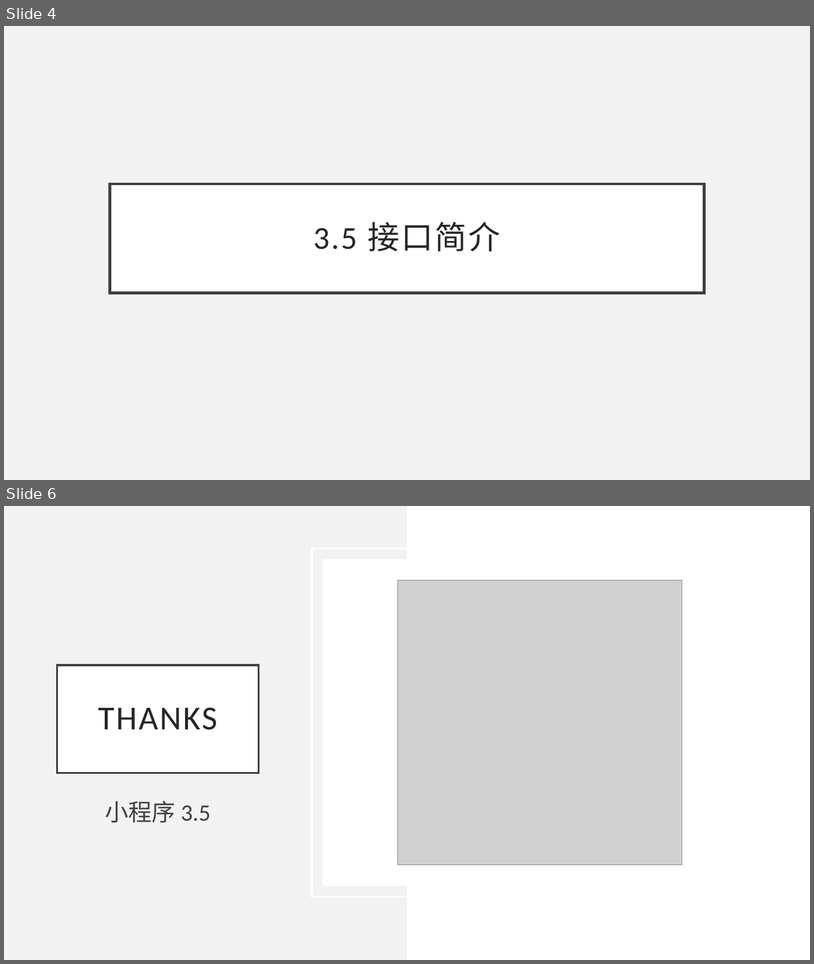
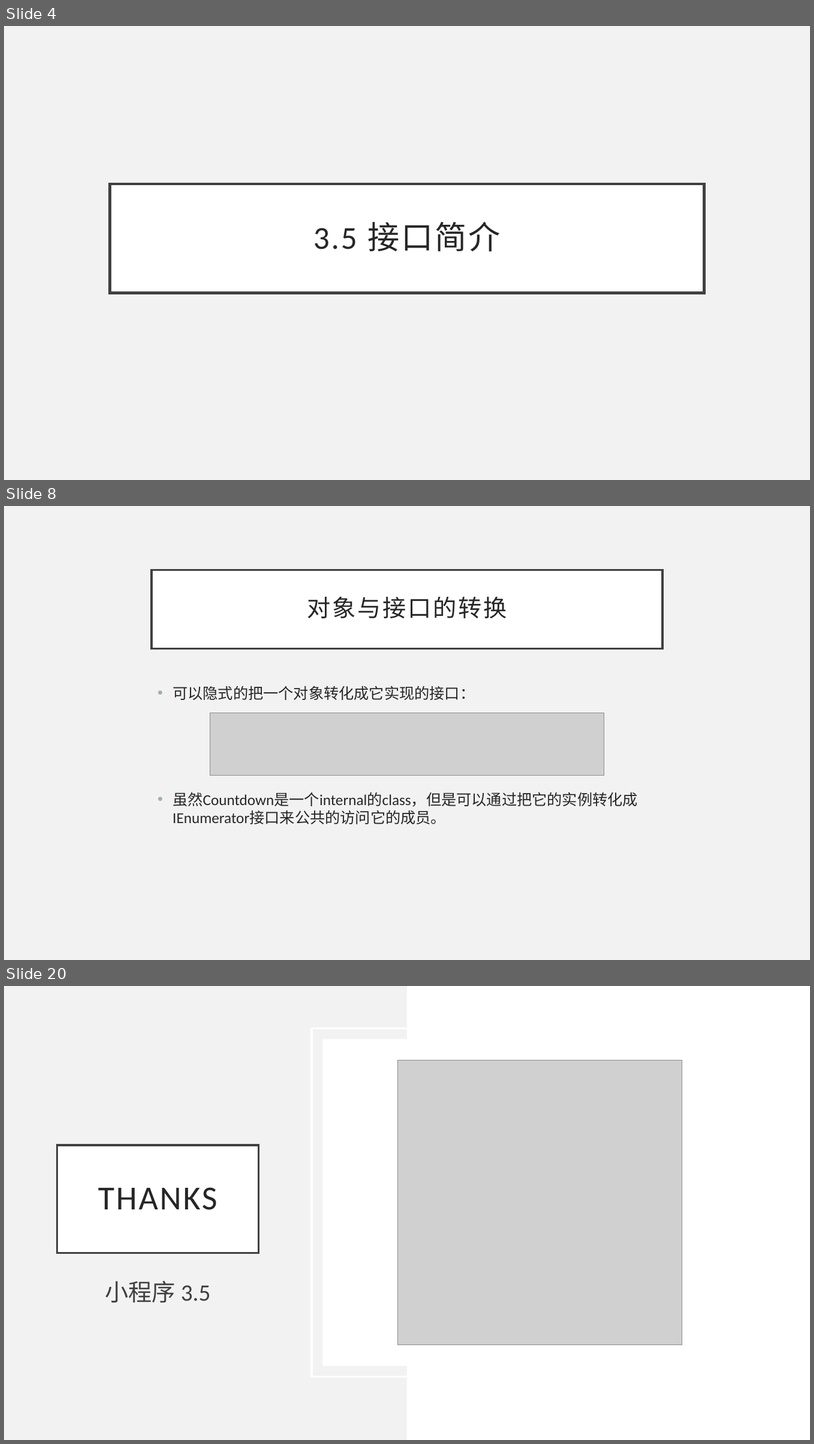
Before and after one commit to BillSon68/CSharp-Tutorial, a slide deck: Chapter 03/309 - 接口简介.pptx. Shown one above the other, each under a label of ours: slides 4 and 6 before the commit, slides 4, 8 and 20 after it; the slides between them are not shown. The pictures are 814x964 and 814x1444 pixels, drawn with LibreOffice and Linux fonts; fonts in the diff are those of the drawing; grey boxes stand for pictures. Boxes give left, top, right and bottom in pixels: in the first picture for what was removed or moved away, otherwise in the second. Text is boxed around its words. In the diff, an @@ line names an element or a change of style, - is before the commit and + after.

```diff
--- a/Chapter 03/309 - 接口简介.pptx
+++ b/Chapter 03/309 - 接口简介.pptx
@@ slide 8 added at (4,506,810,960), background #F2F2F2 @@
@@ title added at (152,570,663,648), fill #FFFFFF, outline #404040 2.5 pt, 28 pt, text #262626 @@
+对象与接口的转换
@@ text added at (173,686,638,824), 18 pt, text #262626 @@
+• 可以隐式的把一个对象转化成它实现的接口：
+• 虽然Countdown是一个internal的class，但是可以通过把它的实例转化成IEnumerator接口来公共的访问它的成员。
@@ picture added at (210,713,605,775) @@
@@ what was slide 6 is now slide 20 @@
```
Also in this commit, not shown: 14 other slides added, 1 slide removed.
